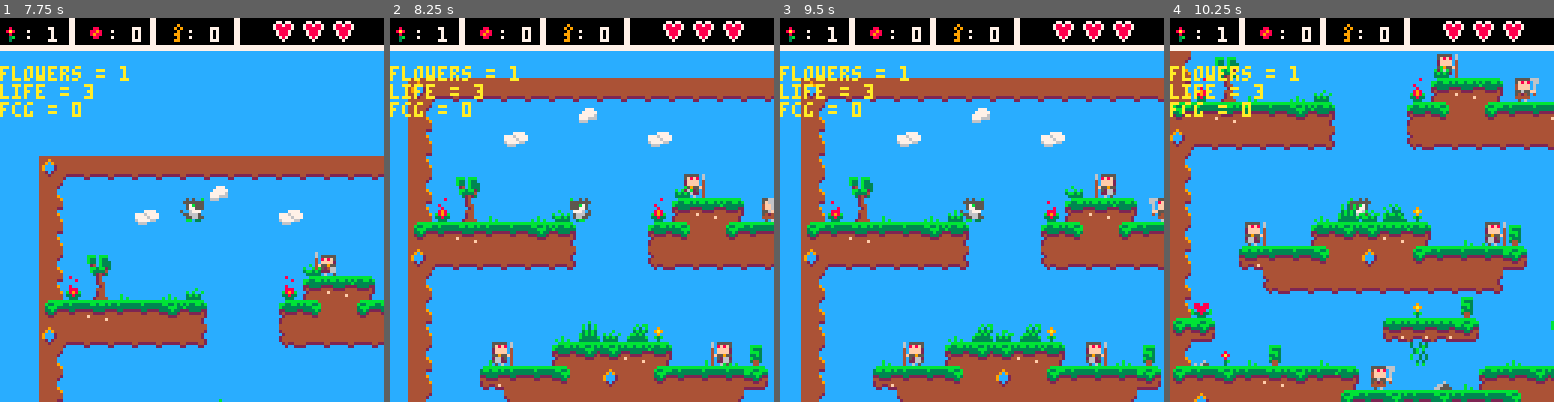
Above: before the commit, frames 1-4 (left to right).
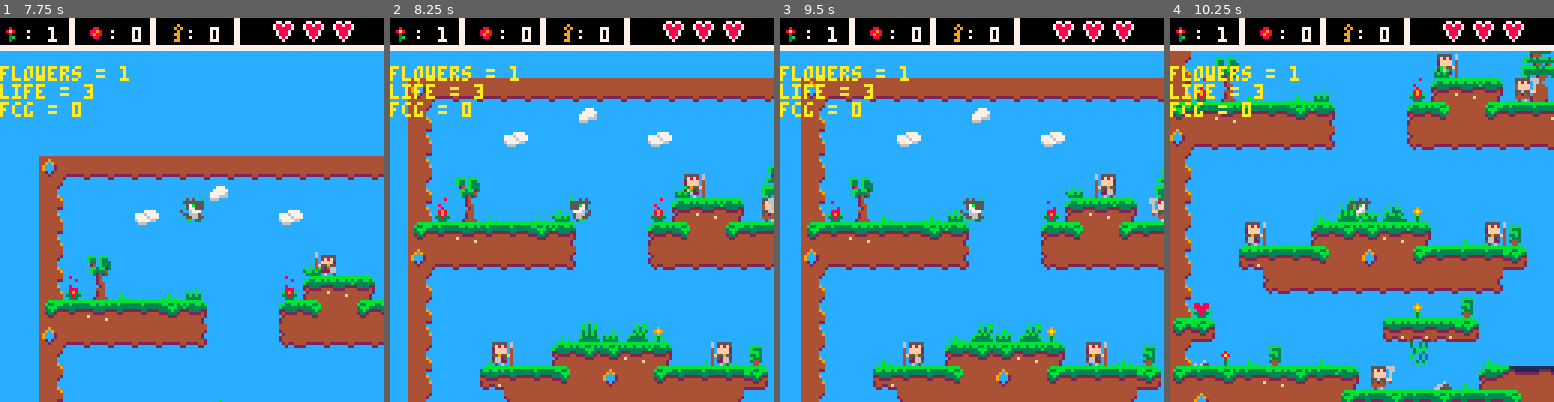
Above: after the commit, the same moments.

Repository: Achie72/dragon_demo_platformer
Game: PICO-8 cartridge dragondemo.p8
Two runs of this game, one before a commit and one after it. Both use one fixed random seed, a clock stepped at 60 frames per second and the inputs below.
Inputs:
- Up to frame 1 (7.75 s): tap X (X key) at 0.33, 1.07, 1.85, 2.97, 4.08, 5.2, 6.32, 7.43 s; tap O (Z key) at 0.7, 1.7, 2.1, 2.5, 2.9, 3.3, 3.7, 4.1, 4.5, 4.9, 5.3, 5.7, 6.1, 6.5, 6.9, 7.3, 7.7 s; hold Right 1.6-2.1 s; hold Up 2.15-2.42 s; hold Right 2.47-3.03 s; hold Left 3.08-3.58 s; hold Right 4.02-4.68 s; hold Up 4.73-5.03 s; hold Left 5.08-5.68 s; hold Right 6.08-6.58 s; hold Right 6.63-7.13 s; hold Up 7.18-7.45 s; hold Right from 7.5 s (still down)
- Up to frame 2 (8.25 s): release Right at 8.07 s; tap O (Z key) at 8.1 s; hold Left from 8.12 s (still down)
- Up to frame 3 (9.5 s): tap O (Z key) at 8.5, 8.9, 9.3 s; tap X (X key) at 8.55 s; release Left at 8.62 s; hold Right from 9.05 s (still down)
- Up to frame 4 (10.25 s): tap X (X key) at 9.67 s; tap O (Z key) at 9.7, 10.1 s; release Right at 9.72 s; hold Up 9.77-10.07 s; hold Left from 10.12 s (still down)

Frame 1 is identical in both runs. In frame 2, 0.2% of the frame differs, in the area x 96-100%, y 38-47%; in frame 3, 0.1%; in frame 4, 1.2%, in the area x 81-100%, y 8-96%.

Commit message:
Add new tiles

Diff:
--- a/dragondemo.p8
+++ b/dragondemo.p8
@@ -885,16 +885,16 @@
 
 
 __gff__
-0000000000040001010000000000000000000000000000010100000000000000020000010101010101010000000000000200000101010101010100000008000000000000000101010000000000000000000000000001010100000000000000000000000000010100000000000000000000000000000000010000000000000000
+0000000000040001010000000000000000000000000000010100000000000000020000010101010101010000000000000200000101010101010100000008000000000000000000000001010100000000000000000000000000010101000000000000000000000000000101000000000000000000010101000000000100000000
 0000000000000000000000000000000000000000000000000000000000000000000000000000000000000000000000000000000000000000000000000000000000000000000000000000000000000000000000000000000000000000000000000000000000000000000000000000000000000000000000000000000000000000
 __map__
 393535353535353535353535353535353535393a3535353535353535353535353535353535393a353535353535353a080000000000000000000000000000000000000000000000000000000000000000000000000000000000000000000000000000000000000000000000000000000000000000000000000000000000000000
 080000000000007e000000000000000000001708000000000000000000000000000000000017180000000000000017080000000000000000000000000000000000000000000000000000000000000000000000000000000000000000000000000000000000000000000000000000000000000000000000000000000000000000
 180000007f00000000007f000000000000001708007e000000002200000000000000007f0017180000000000000017080000000000000000000000000000000000000000000000000000000000000000000000000000000000000000000000000000000000000000000000000000000000000000000000000000000000000000
-1800000000000000000000000000000000001708000000000000320015000000000000000017360005150000000017080000000000000000000000000000000000000000000000000000000000000000000000000000000000000000000000000000000000000000000000000000000000000000000000000000000000000000
-0800220000000000000000000000000000001708000000002137262426380015000000000034233333332900000017080000000000000000000000000000000000000000000000000000000000000000000000000000000000000000000000000000000000000000000000000000000000000000000000000000000000000000
-1800321520140000000000372438000030001708000000372426273a28262624380000000000000000001600000017080000000000000000000000000000000000000000000000000000000000000000000000000000000000000000000000000000000000000000000000000000000000000000000000000000000000000000
-2825242525263800000037273a2825252425270800003727353535353535353536000000000022007e000000211417080000000000000000000000000000000000000000000000000000000000000000000000000000000000000000000000000000000000000000000000000000000000000000000000000000000000000000
+180000000000000000000000000044454600170800000000000032004c4d4e4e4d4f00000017360005150000000017080000000000000000000000000000000000000000000000000000000000000000000000000000000000000000000000000000000000000000000000000000000000000000000000000000000000000000
+08002200000000000000000000005455560017080000000021372624263800155d0000000034233333332900000017080000000000000000000000000000000000000000000000000000000000000000000000000000000000000000000000000000000000000000000000000000000000000000000000000000000000000000
+1800321520140000000000372438006530001708000000372426273a28262624380000000000000000001600000017080000000000000000000000000000000000000000000000000000000000000000000000000000000000000000000000000000000000000000000000000000000000000000000000000000000000000000
+2825242525263800000037273a2825252424270800003727353535353535353536000000000022007e000000211417080000000000000000000000000000000000000000000000000000000000000000000000000000000000000000000000000000000000000000000000000000000000000000000000000000000000000000
 3935353535353600000034353535353535353908212017180000000000000000000000000014320000000023333327080000000000000000000000000000000000000000000000000000000000000000000000000000000000000000000000000000000000000000000000000000000000000000000000000000000000000000
 080000000000000000000000000000000000172825252736007f000000000015312013003724242638000014213017080000000000000000000000000000000000000000000000000000000000000000000000000000000000000000000000000000000000000000000000000000000000000000000000000000000000000000
 08000000000000000000000000000000002017393a3a1800000000000023333325262526273a3a3a28252425262427080000000000000000000000000000000000000000000000000000000000000000000000000000000000000000000000000000000000000000000000000000000000000000000000000000000000000000
@@ -903,11 +903,11 @@
 180000232525273a393a282525252900000017393a3928333329000000000000171800000000000000000000000000000000000000000000000000000000000000000000000000000000000000000000000000000000000000000000000000000000000000000000000000000000000000000000000000000000000000000000
 0800000034353535353535353536000000003435353536000016000000131420170800000000000000000000000000000000000000000000000000000000000000000000000000000000000000000000000000000000000000000000000000000000000000000000000000000000000000000000000000000000000000000000
 183d000000000000000030001300000000001600000000000000000000233333270800000000000000000000000000000000000000000000000000000000000000000000000000000000000000000000000000000000000000000000000000000000000000000000000000000000000000000000000000000000000000000000
-28290000000000000023333329000000220000007f0000000000220000000000171800000000000000000000000000000000000000000000000000000000000000000000000000000000000000000000000000000000000000000000000000000000000000000000000000000000000000000000000000000000000000000000
-0821201513001500000016000000140032150000000014153d15320000000000170800000000000000000000000000000000000000000000000000000000000000000000000000000000000000000000000000000000000000000000000000000000000000000000000000000000000000000000000000000000000000000000
-2825262524262538000000311537252626262900000023333333332900000000170800000000000000000000000000000000000000000000000000000000000000000000000000000000000000000000000000000000000000000000000000000000000000000000000000000000000000000000000000000000000000000000
-3a393a3a3a3a3a28252625262525273a3a180013150020160031003000141500171800000000000000000000000000000000000000000000000000000000000000000000000000000000000000000000000000000000000000000000000000000000000000000000000000000000000000000000000000000000000000000000
-3a3a3a3a3a3a393a3a3a3a3535353a3a39282625262526242525242626252526260800000000000000000000000000000000000000000000000000000000000000000000000000000000000000000000000000000000000000000000000000000000000000000000000000000000000000000000000000000000000000000000
+28290000000000000023333329000000000000007f0000000000220000001600171800000000000000000000000000000000000000000000000000000000000000000000000000000000000000000000000000000000000000000000000000000000000000000000000000000000000000000000000000000000000000000000
+0821201513001500000016000014000000707000000014153d15320000000000170800000000000000000000000000000000000000000000000000000000000000000000000000000000000000000000000000000000000000000000000000000000000000000000000000000000000000000000000000000000000000000000
+2825262524262538000000311537747576262900000023333333332900000000170800000000000000000000000000000000000000000000000000000000000000000000000000000000000000000000000000000000000000000000000000000000000000000000000000000000000000000000000000000000000000000000
+3a393a3a3a3a3a28252625262525273a3a180013150020160031003070730000171800000000000000000000000000000000000000000000000000000000000000000000000000000000000000000000000000000000000000000000000000000000000000000000000000000000000000000000000000000000000000000000
+3a3a3a3a3a3a393a3a3a3a3535353a3a39282625262526242525242626257476260800000000000000000000000000000000000000000000000000000000000000000000000000000000000000000000000000000000000000000000000000000000000000000000000000000000000000000000000000000000000000000000
 3535353535353535353536000000343535353535363435353634353535353535353600000000000000000000000000000000000000000000000000000000000000000000000000000000000000000000000000000000000000000000000000000000000000000000000000000000000000000000000000000000000000000000
 
 
Not shown, changed: 32 lines of the sprite sheet (__gfx__) section of dragondemo.p8
